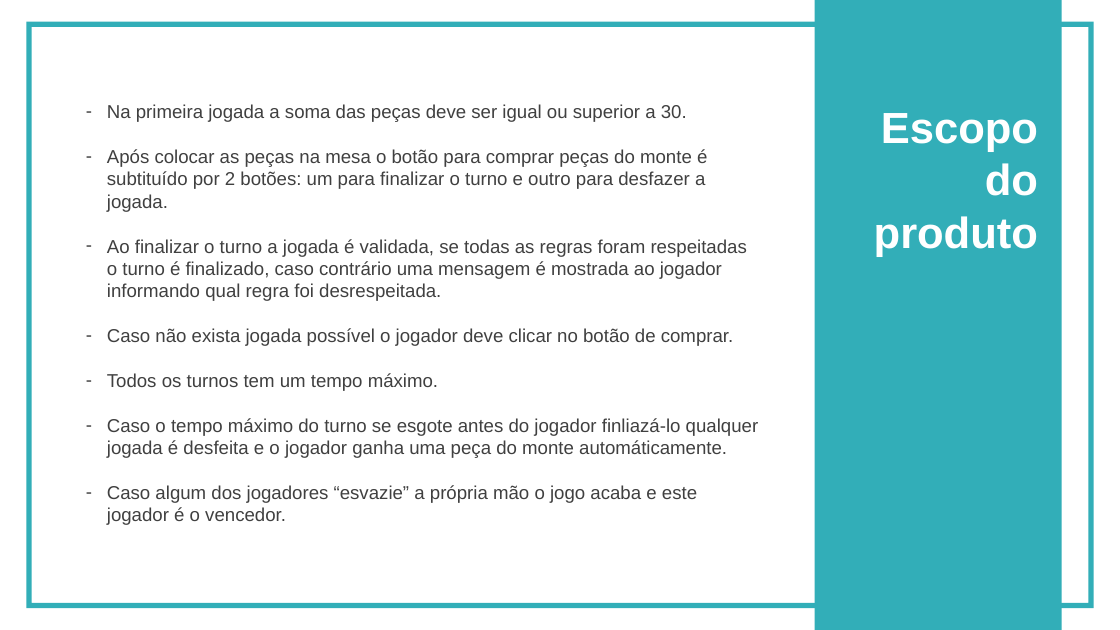
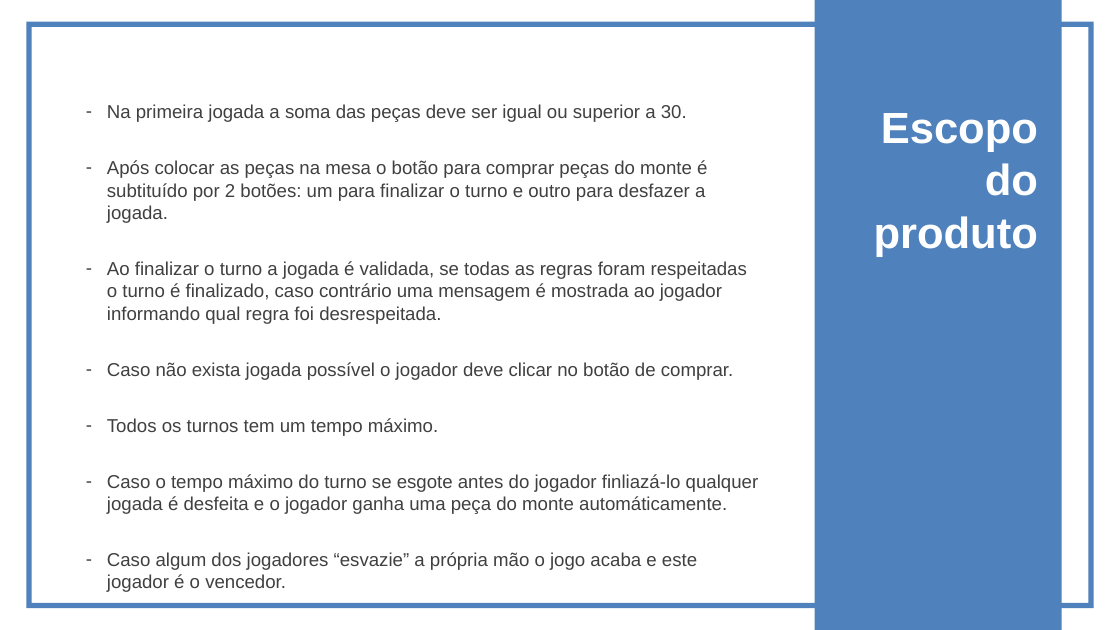
Before and after one commit to marcosousa-uff/Rummikuff, a slide deck: slide 4 of Arquivos de gestão/Primeira Apresentação/Primeira apresentação ES2.pptx. Drawn at 1120x630 pixels with LibreOffice and Linux fonts; fonts in the diff are those of the drawing. Boxes give left, top, right and bottom in pixels: in the first picture for what was removed or moved away, otherwise in the second. Text is boxed around its words. In the diff, an @@ line names an element or a change of style, - is before the commit and + after.

```diff
--- a/Arquivos de gestão/Primeira Apresentação/Primeira apresentação ES2.pptx
+++ b/Arquivos de gestão/Primeira Apresentação/Primeira apresentação ES2.pptx
@@ frame at (27, 21, 1094, 608): fill #32AEB8 to #4F81BD @@
@@ rectangle at (814, 0, 1061, 629): fill #32AEB8 to #4F81BD @@
@@ text "Na primeira jogada a soma ..." rewrapped from (107, 104, 759, 525) to (107, 104, 759, 588) @@
@@ text "Escopo do produto" at (874, 113, 1038, 257): less space between paragraphs @@
```
Also in this commit, not shown: 30 other slides changed.
